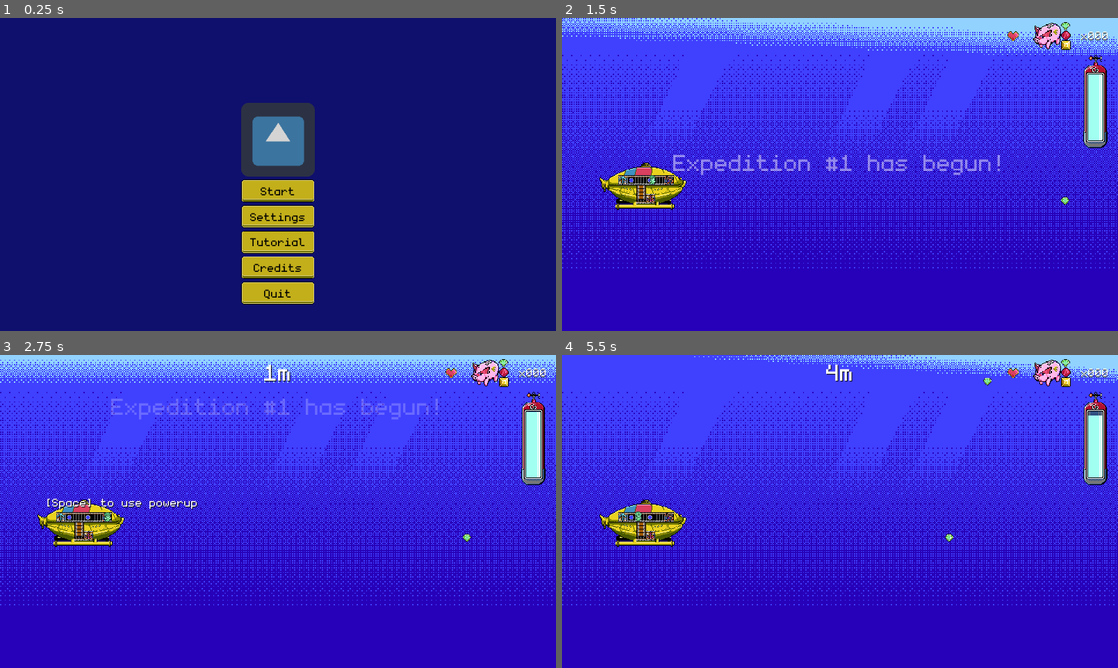
Above: before the commit, frames 1-4 (two rows, left to right).
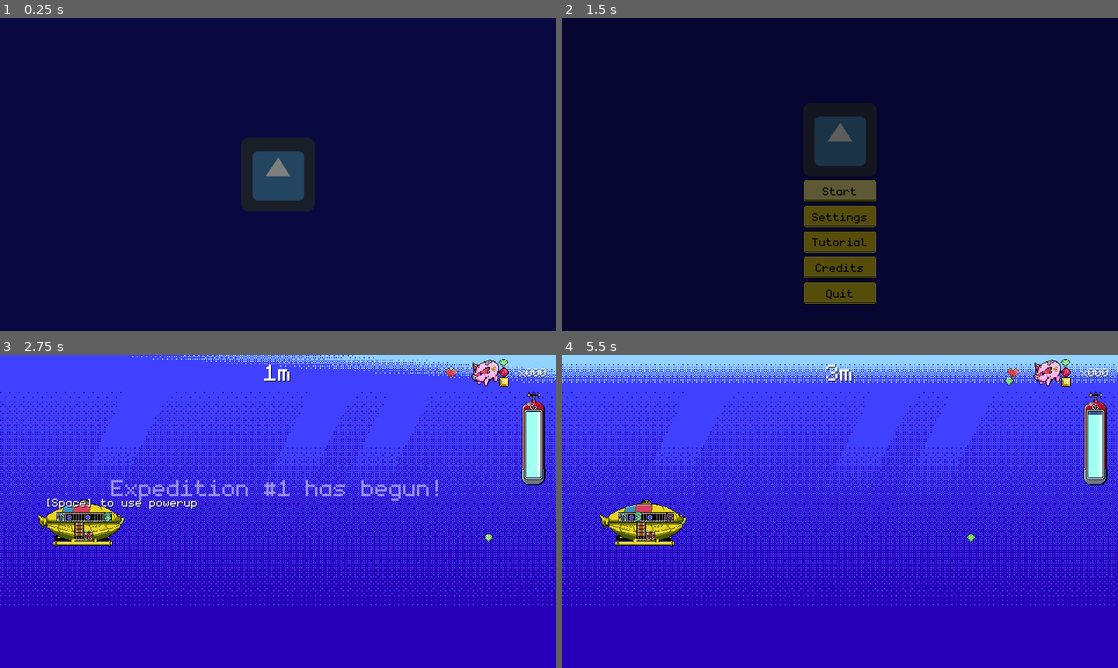
Above: after the commit, the same moments.

Repository: dmitriy-shmilo/gwj41
Game: Godot game, scene res://splash_screen/splash_screen.tscn
Two runs of this game, one before a commit and one after it. Both use one fixed random seed, a clock stepped at 60 frames per second and the inputs below. Before the commit the project starts from res://title_screen/title_screen.tscn. The engine's default icon, where the game draws it, is replaced by a stand-in: a white triangle on a blue panel in a dark square. Sound files missing from this copy of the repository are replaced by a short silence.
Inputs (mouse positions are in pixels of both pictures, inside the frame that each line leads up to):
- Up to frame 1 (0.25 s): no input
- Up to frame 2 (1.5 s): click (840, 190) at 0.5 s, where only the run before the commit has a clickable "Start"; click (840, 190) at 1.25 s, where only the run after the commit has a clickable "Start"
- Up to frame 3 (2.75 s): tap Enter at 2 s; move the mouse to (400, 495) at 2.02 s; hold D (right) from 2.03 s (still down); hold Space (interact) from 2.03 s (still down); click (400, 495) at 2.17 s
- Up to frame 4 (5.5 s): move the mouse to (728, 527) at 2.77 s; release D (right) at 2.78 s; release Space (interact) at 2.78 s; hold S (down) 2.78-3.53 s; tap Space (interact) at 2.85, 4.35 s; move the mouse to (895, 442) at 3.52 s; hold D (right) 3.53-4.28 s; hold Space (interact) 3.53-4.28 s; move the mouse to (812, 574) at 4.27 s; hold W (up) 4.28-5.03 s; click (812, 574) at 4.42 s; move the mouse to (1006, 558) at 5.02 s; hold A (left) from 5.03 s (still down); hold Space (interact) from 5.03 s (still down)

The runs differ from the first frame. In frame 1, 100% of the frame differs, in the area x 0-100%, y 0-100%; in frame 2, 100%; in frame 3, 5.1%; in frame 4, 3.9%.

Commit message:
Ocean background optimization. Minor cleanup.

Diff:
--- a/src/game_screen/button.gd
+++ b/src/game_screen/button.gd
@@ -11,8 +11,6 @@
 
 func _ready() -> void:
 	var key = InputMap.get_action_list("interact")[0].as_text()
-	print(action.hint)
-	print(tr(action.hint))
 	_hint_label.text = tr(action.hint) % key
 
 
--- a/src/game_screen/game_screen.tscn
+++ b/src/game_screen/game_screen.tscn
@@ -8,70 +8,71 @@
 [ext_resource path="res://ui/font_h1.tres" type="DynamicFont" id=6]
 [ext_resource path="res://assets/art/ui.png" type="Texture" id=7]
 [ext_resource path="res://assets/sound/sfx_sub_destroyed.wav" type="AudioStream" id=8]
-[ext_resource path="res://assets/art/ocean.png" type="Texture" id=9]
+[ext_resource path="res://assets/art/ocen_top.png" type="Texture" id=9]
 [ext_resource path="res://assets/sound/ocean_dive.ogg" type="AudioStream" id=10]
 [ext_resource path="res://util/shaker.tscn" type="PackedScene" id=11]
 [ext_resource path="res://assets/art/background.png" type="Texture" id=12]
-
-[sub_resource type="AtlasTexture" id=4]
-atlas = ExtResource( 9 )
-region = Rect2( 0, 0, 960, 540 )
-
-[sub_resource type="AtlasTexture" id=5]
-atlas = ExtResource( 9 )
-region = Rect2( 960, 0, 960, 540 )
-
-[sub_resource type="AtlasTexture" id=6]
-atlas = ExtResource( 9 )
-region = Rect2( 1920, 0, 960, 540 )
-
-[sub_resource type="AtlasTexture" id=7]
-atlas = ExtResource( 9 )
-region = Rect2( 2880, 0, 960, 540 )
-
-[sub_resource type="AtlasTexture" id=8]
-atlas = ExtResource( 9 )
-region = Rect2( 3840, 0, 960, 540 )
-
-[sub_resource type="AtlasTexture" id=9]
-atlas = ExtResource( 9 )
-region = Rect2( 4800, 0, 960, 540 )
-
-[sub_resource type="AtlasTexture" id=10]
-atlas = ExtResource( 9 )
-region = Rect2( 5760, 0, 960, 540 )
-
-[sub_resource type="AtlasTexture" id=11]
-atlas = ExtResource( 9 )
-region = Rect2( 6720, 0, 960, 540 )
-
-[sub_resource type="AtlasTexture" id=12]
-atlas = ExtResource( 9 )
-region = Rect2( 7680, 0, 960, 540 )
-
-[sub_resource type="AtlasTexture" id=13]
-atlas = ExtResource( 9 )
-region = Rect2( 8640, 0, 960, 540 )
-
-[sub_resource type="AtlasTexture" id=14]
-atlas = ExtResource( 9 )
-region = Rect2( 9600, 0, 960, 540 )
-
-[sub_resource type="AtlasTexture" id=15]
-atlas = ExtResource( 9 )
-region = Rect2( 10560, 0, 960, 540 )
-
-[sub_resource type="AtlasTexture" id=16]
-atlas = ExtResource( 9 )
-region = Rect2( 11520, 0, 960, 540 )
-
-[sub_resource type="AtlasTexture" id=17]
-atlas = ExtResource( 9 )
-region = Rect2( 12480, 0, 960, 540 )
+[ext_resource path="res://assets/art/ocean.png" type="Texture" id=13]
+
+[sub_resource type="AtlasTexture" id=21]
+atlas = ExtResource( 9 )
+region = Rect2( 0, 0, 960, 73 )
+
+[sub_resource type="AtlasTexture" id=22]
+atlas = ExtResource( 9 )
+region = Rect2( 0, 73, 960, 73 )
+
+[sub_resource type="AtlasTexture" id=23]
+atlas = ExtResource( 9 )
+region = Rect2( 0, 146, 960, 73 )
+
+[sub_resource type="AtlasTexture" id=24]
+atlas = ExtResource( 9 )
+region = Rect2( 0, 219, 960, 73 )
+
+[sub_resource type="AtlasTexture" id=25]
+atlas = ExtResource( 9 )
+region = Rect2( 0, 292, 960, 73 )
+
+[sub_resource type="AtlasTexture" id=26]
+atlas = ExtResource( 9 )
+region = Rect2( 0, 365, 960, 73 )
+
+[sub_resource type="AtlasTexture" id=27]
+atlas = ExtResource( 9 )
+region = Rect2( 0, 438, 960, 73 )
+
+[sub_resource type="AtlasTexture" id=28]
+atlas = ExtResource( 9 )
+region = Rect2( 0, 511, 960, 73 )
+
+[sub_resource type="AtlasTexture" id=29]
+atlas = ExtResource( 9 )
+region = Rect2( 0, 584, 960, 73 )
+
+[sub_resource type="AtlasTexture" id=30]
+atlas = ExtResource( 9 )
+region = Rect2( 0, 657, 960, 73 )
+
+[sub_resource type="AtlasTexture" id=31]
+atlas = ExtResource( 9 )
+region = Rect2( 0, 730, 960, 73 )
+
+[sub_resource type="AtlasTexture" id=32]
+atlas = ExtResource( 9 )
+region = Rect2( 0, 803, 960, 73 )
+
+[sub_resource type="AtlasTexture" id=33]
+atlas = ExtResource( 9 )
+region = Rect2( 0, 876, 960, 73 )
+
+[sub_resource type="AtlasTexture" id=34]
+atlas = ExtResource( 9 )
+region = Rect2( 0, 949, 960, 73 )
 
 [sub_resource type="SpriteFrames" id=18]
 animations = [ {
-"frames": [ SubResource( 4 ), SubResource( 5 ), SubResource( 6 ), SubResource( 7 ), SubResource( 8 ), SubResource( 9 ), SubResource( 10 ), SubResource( 11 ), SubResource( 12 ), SubResource( 13 ), SubResource( 14 ), SubResource( 15 ), SubResource( 16 ), SubResource( 17 ) ],
+"frames": [ SubResource( 21 ), SubResource( 22 ), SubResource( 23 ), SubResource( 24 ), SubResource( 25 ), SubResource( 26 ), SubResource( 27 ), SubResource( 28 ), SubResource( 29 ), SubResource( 30 ), SubResource( 31 ), SubResource( 32 ), SubResource( 33 ), SubResource( 34 ) ],
 "loop": true,
 "name": "default",
 "speed": 8.0
@@ -101,10 +102,16 @@
 texture = ExtResource( 12 )
 centered = false
 
-[node name="BackgroundWater" type="AnimatedSprite" parent="."]
+[node name="OceanTop" type="AnimatedSprite" parent="."]
 frames = SubResource( 18 )
+frame = 1
 playing = true
 centered = false
+
+[node name="Ocean" type="Sprite" parent="."]
+texture = ExtResource( 13 )
+centered = false
+offset = Vector2( 0, 73 )
 
 [node name="Gui" type="Node" parent="."]
 script = ExtResource( 5 )
--- a/src/project.godot
+++ b/src/project.godot
@@ -123,7 +123,7 @@
 [application]
 
 config/name="gwj41"
-run/main_scene="res://title_screen/title_screen.tscn"
+run/main_scene="res://splash_screen/splash_screen.tscn"
 config/icon="res://icon.png"
 config/windows_native_icon="res://icon.ico"
 
Binary file changed: src/assets/art/ocean.png
Binary file added: src/assets/art/ocen_top.png
Not shown, added: src/assets/art/ocen_top.png.import
Not shown: 1 places in src/game_screen/game_screen.tscn that only renumber resources
